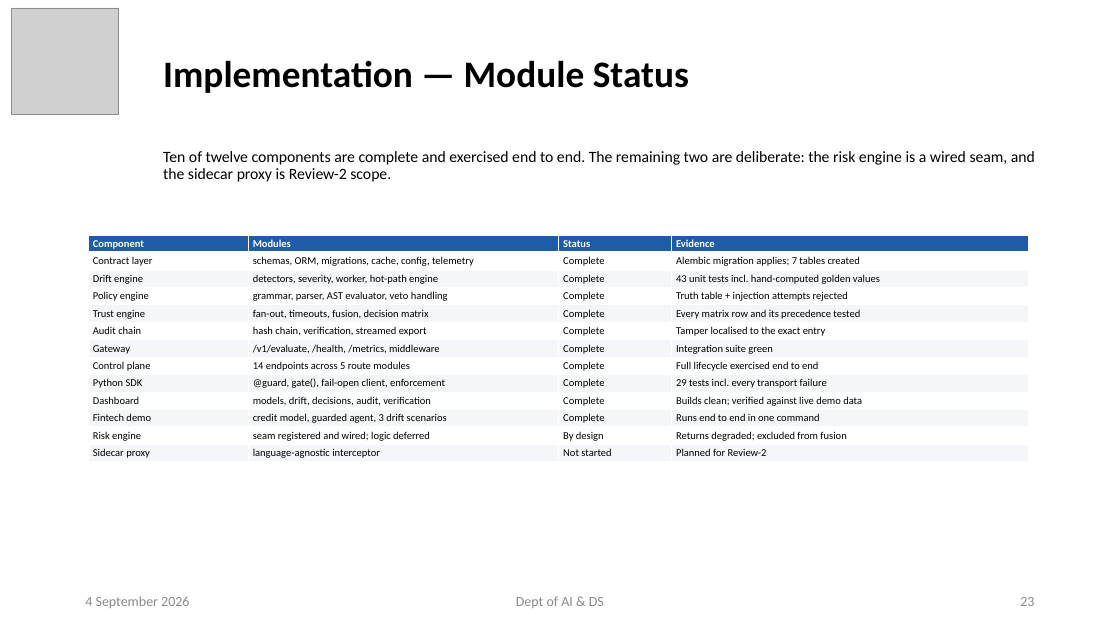
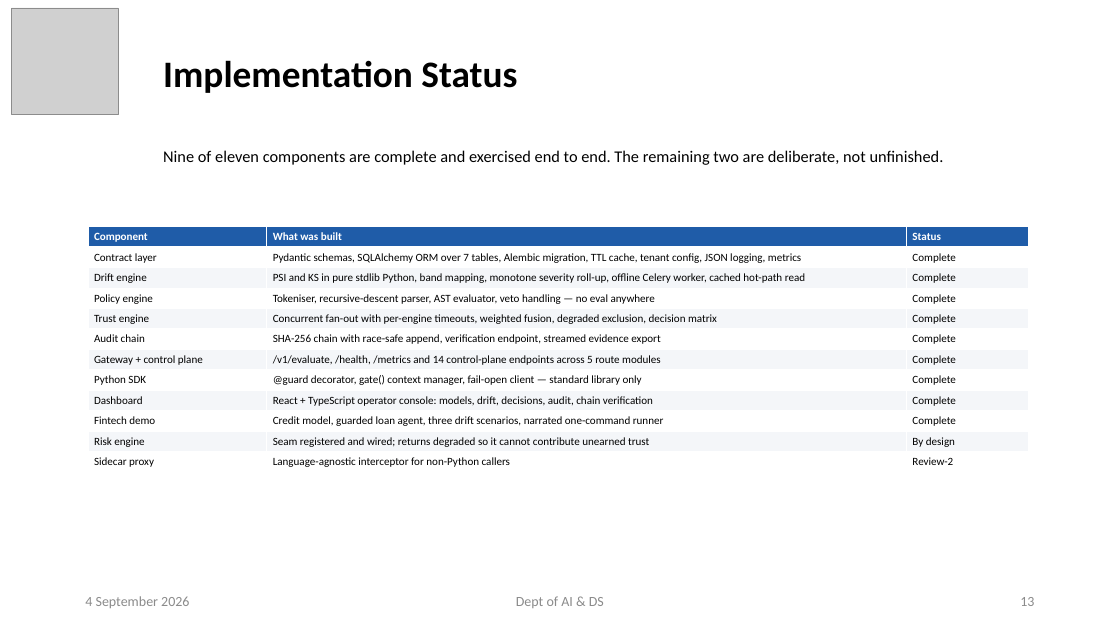
Before and after one commit to ayushpandey0201/custos, a slide deck: slide 13 of docs/presentations/Custos_Phase2_Review1.pptx (slide 23 before the commit). Drawn at 1120x630 pixels with LibreOffice and Linux fonts; fonts in the diff are those of the drawing; grey boxes stand for pictures. Boxes give left, top, right and bottom in pixels: in the first picture for what was removed or moved away, otherwise in the second. Text is boxed around its words. In the diff, an @@ line names an element or a change of style, - is before the commit and + after.

```diff
--- a/docs/presentations/Custos_Phase2_Review1.pptx
+++ b/docs/presentations/Custos_Phase2_Review1.pptx
@@ title at <box>163,60,517,93</box>: text changed @@
-Implementation — Module Status
+Implementation Status
@@ subtitle at <box>163,150,944,165</box>: text changed; size 13.5 to 14 pt @@
-Ten of twelve components are complete and exercised end to end. The remaining two are deliberate: the risk engine is a wired seam, and the sidecar proxy is Review-2 scope.
+Nine of eleven components are complete and exercised end to end. The remaining two are deliberate, not unfinished.
@@ table at <box>88,227,1030,471</box> @@
-Component | Modules | Status | Evidence
-Contract layer | schemas, ORM, migrations, cache, config, telemetry | Complete | Alembic migration applies; 7 tables created
-Drift engine | detectors, severity, worker, hot-path engine | Complete | 43 unit tests incl. hand-computed golden values
-Policy engine | grammar, parser, AST evaluator, veto handling | Complete | Truth table + injection attempts rejected
-Trust engine | fan-out, timeouts, fusion, decision matrix | Complete | Every matrix row and its precedence tested
-Audit chain | hash chain, verification, streamed export | Complete | Tamper localised to the exact entry
-Gateway | /v1/evaluate, /health, /metrics, middleware | Complete | Integration suite green
-Control plane | 14 endpoints across 5 route modules | Complete | Full lifecycle exercised end to end
-Python SDK | @guard, gate(), fail-open client, enforcement | Complete | 29 tests incl. every transport failure
-Dashboard | models, drift, decisions, audit, verification | Complete | Builds clean; verified against live demo data
-Fintech demo | credit model, guarded agent, 3 drift scenarios | Complete | Runs end to end in one command
-Risk engine | seam registered and wired; logic deferred | By design | Returns degraded; excluded from fusion
-Sidecar proxy | language-agnostic interceptor | Not started | Planned for Review-2
+Component | What was built | Status
+Contract layer | Pydantic schemas, SQLAlchemy ORM over 7 tables, Alembic migration, TTL cache, tenant config, JSON logging, metrics | Complete
+Drift engine | PSI and KS in pure stdlib Python, band mapping, monotone severity roll-up, offline Celery worker, cached hot-path read | Complete
+Policy engine | Tokeniser, recursive-descent parser, AST evaluator, veto handling — no eval anywhere | Complete
+Trust engine | Concurrent fan-out with per-engine timeouts, weighted fusion, degraded exclusion, decision matrix | Complete
+Audit chain | SHA-256 chain with race-safe append, verification endpoint, streamed evidence export | Complete
+Gateway + control plane | /v1/evaluate, /health, /metrics and 14 control-plane endpoints across 5 route modules | Complete
+Python SDK | @guard decorator, gate() context manager, fail-open client — standard library only | Complete
+Dashboard | React + TypeScript operator console: models, drift, decisions, audit, chain verification | Complete
+Fintech demo | Credit model, guarded loan agent, three drift scenarios, narrated one-command runner | Complete
+Risk engine | Seam registered and wired; returns degraded so it cannot contribute unearned trust | By design
+Sidecar proxy | Language-agnostic interceptor for non-Python callers | Review-2
@@ table: place and size @@
-table at <box>88,235,1029,462</box>
+table at <box>88,227,1030,471</box>
@@ page number at <box>1020,597,1034,606</box>: text changed @@
-23
+13
```
Also in this commit, not shown: 14 other slides changed, 1 slide added, 16 slides removed, 7 other files.
